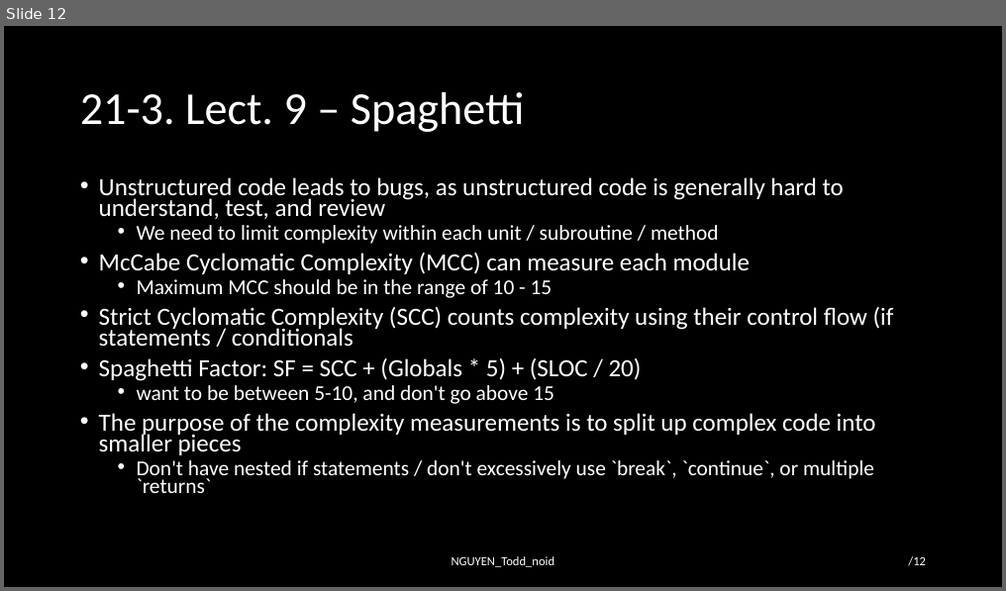
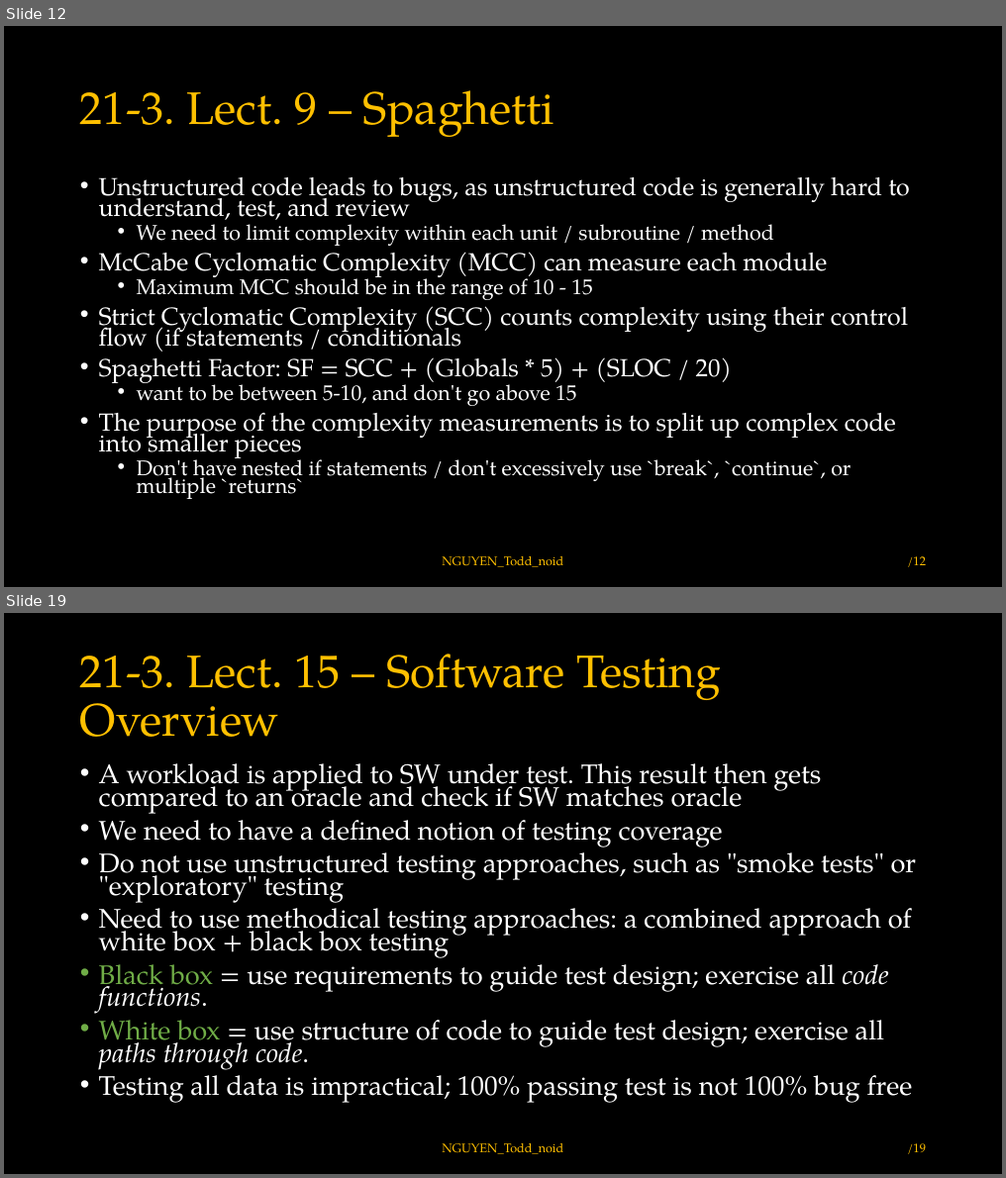
Before and after one commit to toddnguyen-gf/embedded-training, a slide deck: ece-18-642/lec-20-to-24/hw21/HW21_NGUYEN_Todd_noid.pptx. Shown one above the other, each under a label of ours: slide 12 before the commit, slides 12 and 19 after it; the slides between them are not shown. The pictures are 1006x591 and 1006x1178 pixels, drawn with LibreOffice and Linux fonts; fonts in the diff are those of the drawing. Boxes give left, top, right and bottom in pixels: in the first picture for what was removed or moved away, otherwise in the second. Text is boxed around its words. In the diff, an @@ line names an element or a change of style, - is before the commit and + after.

```diff
--- a/ece-18-642/lec-20-to-24/hw21/HW21_NGUYEN_Todd_noid.pptx
+++ b/ece-18-642/lec-20-to-24/hw21/HW21_NGUYEN_Todd_noid.pptx
@@ slide 19 added at <box>4,613,1002,1174</box>, background #000000 @@
@@ title added at <box>80,654,722,737</box>, 44 pt, text #FFC000 @@
+21-3. Lect. 15 – Software Testing Overview
@@ text added at <box>99,763,917,1103</box>, 25.9 pt, text #FFFFFF @@
+• A workload is applied to SW under test. This result then gets compared to an oracle and check if SW matches oracle
+• We need to have a defined notion of testing coverage
+• Do not use unstructured testing approaches, such as "smoke tests" or "exploratory" testing
+• Need to use methodical testing approaches: a combined approach of white box + black box testing
+• Black box = use requirements to guide test design; exercise all code functions.
+• White box = use structure of code to guide test design; exercise all paths through code.
+• Testing all data is impractical; 100% passing test is not 100% bug free
@@ text added at <box>442,1144,563,1155</box>, 12 pt, text #FFC000 @@
+NGUYEN_Todd_noid
@@ page number added at <box>907,1144,926,1155</box>, 12 pt, text #FFC000 @@
+/19
@@ slide 12 changed as well @@
@@ text "Unstructured code leads to bugs, ..." at <box>99,177,910,499</box>: font Calibri to TeX Gyre Pagella @@
@@ font Calibri to TeX Gyre Pagella, text colour #FFFFFF to #FFC000 in 3 elements at <box>80,90,554,137</box>, <box>442,557,563,568</box>, <box>907,557,926,568</box> @@
```
Also in this commit, not shown: 11 other slides changed, 6 other slides added.
